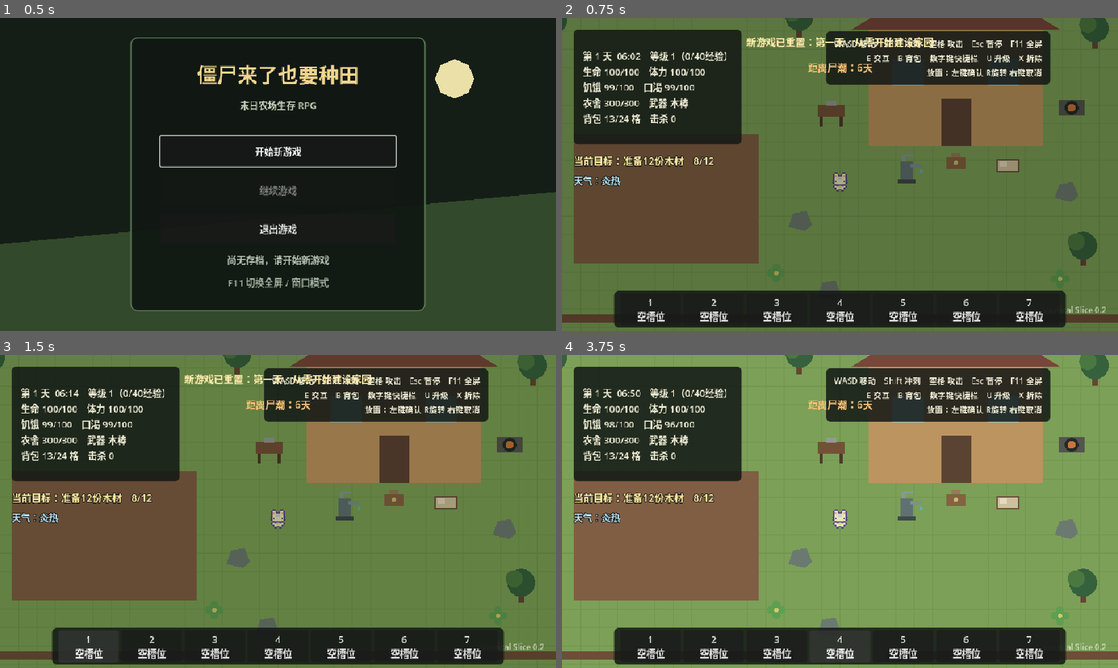
Above: before the commit, frames 1-4 (two rows, left to right).
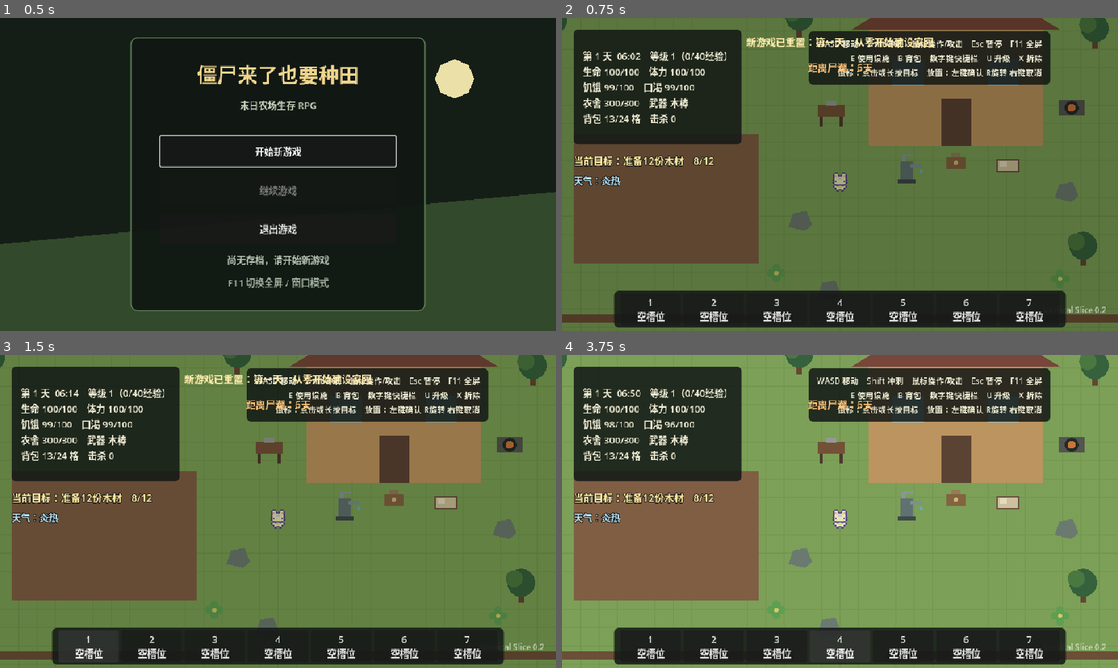
Above: after the commit, the same moments.

Repository: fanfanhappy/zombie-farm-survival
Game: Godot game, scene res://scenes/ui/main_menu.tscn
The game is run twice, just before and just after one commit, with the same random seed, the same clock (stepped at 60 frames per second) and the same inputs.
Inputs:
- Up to frame 1 (0.5 s): no input
- Up to frame 2 (0.75 s): click "开始新游戏" at 0.5 s
- Up to frame 3 (1.5 s): click "1 空槽位" at 1.25 s
- Up to frame 4 (3.75 s): click "2 空槽位" at 2 s; click "3 空槽位" at 2.75 s; click "4 空槽位" at 3.5 s

Frame 1 is identical in both runs. In frame 2, 1.1% of the frame differs, in the area x 44-87%, y 4-22%; in frame 3, 1.1%; in frame 4, 1.2%.

Commit message:
重构工具耕作与战斗为鼠标操作

Diff:
--- a/scripts/actors/player/player_controller.gd
+++ b/scripts/actors/player/player_controller.gd
@@ -102,12 +102,19 @@
 	if tool_action_time_left > 0.0: return
 	if event.is_action_pressed("interact"):
 		interaction_requested.emit()
-	if event.is_action_pressed("attack") and attack_time_left <= 0.0:
-		if try_spend_stamina(attack_stamina_cost):
-			attack_time_left = attack_cooldown
-			attack_requested.emit()
-		else:
-			action_failed.emit("体力不足，无法攻击")
+
+
+func try_mouse_attack(target_position: Vector2) -> bool:
+	if attack_time_left > 0.0 or tool_action_time_left > 0.0: return false
+	var direction := global_position.direction_to(target_position)
+	if direction != Vector2.ZERO: facing_direction = direction
+	if not try_spend_stamina(attack_stamina_cost):
+		action_failed.emit("体力不足，无法攻击")
+		return false
+	attack_time_left = attack_cooldown
+	attack_requested.emit()
+	queue_redraw()
+	return true
 
 
 func take_damage(amount: float) -> void:
--- a/scripts/core/game_controller.gd
+++ b/scripts/core/game_controller.gd
@@ -36,6 +36,8 @@
 var kills := 0
 var homestead: HomesteadCore
 var hordes_survived := 0
+var mouse_action_held := false
+var mouse_action_cooldown := 0.0
 
 
 func _ready() -> void:
@@ -107,6 +109,7 @@
 
 
 func _process(delta: float) -> void:
+	_update_held_mouse_action(delta)
 	if not (horde_system.active and day_progress >= 0.98):
 		day_progress += delta / DAY_LENGTH_SECONDS
 	if day_progress >= 1.0:
@@ -171,6 +174,13 @@
 		close_crafting(); get_viewport().set_input_as_handled(); return
 	if crafting_panel.visible:
 		get_viewport().set_input_as_handled(); return
+	if event is InputEventMouseButton and event.button_index == MOUSE_BUTTON_LEFT:
+		mouse_action_held = event.pressed
+		if event.pressed:
+			mouse_action_cooldown = 0.0
+			_try_mouse_world_action(get_global_mouse_position())
+		get_viewport().set_input_as_handled()
+		return
 	if event.is_action_pressed("ui_cancel"):
 		_set_paused(true); get_viewport().set_input_as_handled(); return
 	if event.is_action_pressed("use_bandage"): _use_bandage()
@@ -231,6 +241,65 @@
 	if best_target: best_target.take_damage(player.get_attack_damage(), player)
 
 
+func _update_held_mouse_action(delta: float) -> void:
+	if not mouse_action_held: return
+	if not Input.is_mouse_button_pressed(MOUSE_BUTTON_LEFT):
+		mouse_action_held = false
+		return
+	if pause_overlay.visible or storage_ui.is_open() or inventory_ui.is_backpack_open() or crafting_panel.visible or placement_system.is_placing(): return
+	mouse_action_cooldown = maxf(mouse_action_cooldown - delta, 0.0)
+	if mouse_action_cooldown <= 0.0:
+		_try_mouse_world_action(get_global_mouse_position())
+
+
+func _try_mouse_world_action(mouse_world_position: Vector2) -> void:
+	if player.global_position.distance_to(mouse_world_position) > 78.0:
+		show_message("目标太远")
+		mouse_action_cooldown = 0.35
+		return
+	var target := _nearest_mouse_target(mouse_world_position)
+	if target:
+		if target is Zombie:
+			if player.try_mouse_attack(target.global_position): mouse_action_cooldown = player.attack_cooldown
+			else: mouse_action_cooldown = 0.1
+			return
+		if target.has_method("can_mouse_interact") and not target.can_mouse_interact(self):
+			mouse_action_cooldown = 0.55
+			return
+		if target.has_method("can_interact") and not target.can_interact(self):
+			mouse_action_cooldown = 0.55
+			return
+		var stamina_cost := float(target.get_stamina_cost()) if target.has_method("get_stamina_cost") else 0.0
+		if stamina_cost > 0.0 and not player.try_spend_stamina(stamina_cost):
+			show_message("体力不足，无法继续操作")
+			mouse_action_cooldown = 0.55
+			return
+		player.facing_direction = player.global_position.direction_to(target.global_position)
+		target.interact(self)
+		mouse_action_cooldown = 0.55
+		return
+	if player.try_mouse_attack(mouse_world_position): mouse_action_cooldown = player.attack_cooldown
+	else: mouse_action_cooldown = 0.1
+
+
+func _nearest_mouse_target(mouse_world_position: Vector2) -> Node2D:
+	var nearest: Node2D
+	var nearest_cursor_distance := 28.0
+	for node in get_tree().get_nodes_in_group("mouse_action_targets"):
+		var target := node as Node2D
+		var cursor_distance := mouse_world_position.distance_to(target.global_position)
+		if cursor_distance < nearest_cursor_distance and player.global_position.distance_to(target.global_position) <= 64.0:
+			nearest = target
+			nearest_cursor_distance = cursor_distance
+	for node in get_tree().get_nodes_in_group("zombies"):
+		var zombie := node as Zombie
+		var cursor_distance := mouse_world_position.distance_to(zombie.global_position)
+		if cursor_distance < nearest_cursor_distance and player.global_position.distance_to(zombie.global_position) <= 70.0:
+			nearest = zombie
+			nearest_cursor_distance = cursor_distance
+	return nearest
+
+
 func _on_player_died() -> void:
 	show_message("你倒下了。清晨醒来时，部分物资遗失了。")
 	if inventory.has_item("potato"): inventory.remove_item("potato", 1)
@@ -253,6 +322,13 @@
 func _update_prompt() -> void:
 	if placement_system.is_placing():
 		prompt_label.text = "左键放置　R旋转　右键/Esc取消"
+		return
+	var mouse_target := _nearest_mouse_target(get_global_mouse_position())
+	if mouse_target is Zombie:
+		prompt_label.text = "左键/长按攻击感染者"
+		return
+	if mouse_target and mouse_target.has_method("get_interaction_prompt"):
+		prompt_label.text = mouse_target.get_interaction_prompt()
 		return
 	var target := _nearest_interactable()
 	prompt_label.text = target.get_interaction_prompt() if target else ""
@@ -372,7 +448,7 @@
 	status_label.text = "第 %d 天  %02d:%02d　等级 %d（%d/%d经验）\n生命 %d/%d　体力 %d/%d\n饥饿 %d/%d　口渴 %d/%d\n农舍 %d/%d　武器 %s\n背包 %d/%d  …(410 unchanged characters)…
 	if player.hunger <= 20.0: status_label.text += "\n⚠ 非常饥饿"
 	if player.thirst <= 20.0: status_label.text += "\n⚠ 严重口渴"
-	help_label.text = "WASD 移动　Shift 冲刺　空格 攻击　Esc 暂停　F11 全屏\nE 交互　B 背包　数字键快捷栏　U 升级　X 拆除\n放置：左键确认 R旋转 右键取消"
+	help_label.text = "WASD 移动　Shift 冲刺　鼠标操作/攻击　Esc 暂停　F11 全屏\nE 使用设施　B 背包　数字键快捷栏　U 升级　X 拆除\n鼠标：点击或长按目标　放置：左键确认 R旋转 右键取消"
 	if player.well_fed_time > 0.0:
 		status_label.text += "\n饱餐：%d秒（攻击+20%% / 恢复+35%%）" % int(ceil(player.well_fed_time))
 	if horde_system.active:
--- a/scripts/world/farming/farm_plot.gd
+++ b/scripts/world/farming/farm_plot.gd
@@ -13,17 +13,17 @@
 func _ready() -> void:
 	# 农田属于地面层，不能遮挡角色、作物交互提示或建筑。
 	z_index = -5
-	add_to_group("interactables")
+	add_to_group("mouse_action_targets")
 	add_to_group("farm_plots")
 	queue_redraw()
 
 
 func get_interaction_prompt() -> String:
 	match state:
-		PlotState.EMPTY: return "E 使用石锄开垦土地"
-		PlotState.TILLED: return "E 播种（先在快捷栏选择种子）"
-		PlotState.PLANTED, PlotState.GROWING: return "E 浇水" if not watered else "%s今天已浇水" % get_crop_name()
-		PlotState.READY: return "E 收获%s" % get_crop_name()
+		PlotState.EMPTY: return "左键/长按使用石锄开垦"
+		PlotState.TILLED: return "左键播种（先选择种子）"
+		PlotState.PLANTED, PlotState.GROWING: return "左键浇水" if not watered else "%s今天已浇水" % get_crop_name()
+		PlotState.READY: return "左键收获%s" % get_crop_name()
 	return ""
 
 
--- a/scripts/world/resources/harvestable_resource.gd
+++ b/scripts/world/resources/harvestable_resource.gd
@@ -19,7 +19,7 @@
 		"stone": display_name = "石块"; yield_amount = 3; work_required = 4.0
 		"herb": display_name = "草药"; yield_amount = 2; work_required = 1.0
 	work_remaining = work_required
-	add_to_group("interactables")
+	add_to_group("mouse_action_targets")
 	var shape := CollisionShape2D.new()
 	var circle := CircleShape2D.new()
 	circle.radius = 15.0 if type == "wood" else (17.0 if type == "stone" else 8.0)
@@ -31,7 +31,15 @@
 func get_interaction_prompt() -> String:
 	if depleted: return ""
 	var progress := int((1.0 - work_remaining / work_required) * 100.0)
-	return "E 采集%s%s" % [display_name, "（%d%%）" % progress if progress > 0 else ""]
+	return "左键/长按采集%s%s" % [display_name, "（%d%%）" % progress if progress > 0 else ""]
+
+
+func can_mouse_interact(game: Node) -> bool:
+	var required_tool := "axe" if resource_type == "wood" else ("pickaxe" if resource_type == "stone" else "")
+	if not required_tool.is_empty() and game.get_active_tool_type() != required_tool:
+		game.show_message("砍树需要选中石斧" if resource_type == "wood" else "采石需要选中石镐")
+		return false
+	return true
 
 
 func get_stamina_cost() -> float:
@@ -50,7 +58,7 @@
 	else:
 		depleted = true
 		game.add_resource(resource_type, yield_amount)
-		remove_from_group("interactables")
+		remove_from_group("mouse_action_targets")
 		get_tree().create_timer(20.0).timeout.connect(_respawn)
 	queue_redraw()
 
@@ -58,7 +66,7 @@
 func _respawn() -> void:
 	depleted = false
 	work_remaining = work_required
-	add_to_group("interactables")
+	add_to_group("mouse_action_targets")
 	queue_redraw()
 
 
Not shown, changed: README.md
